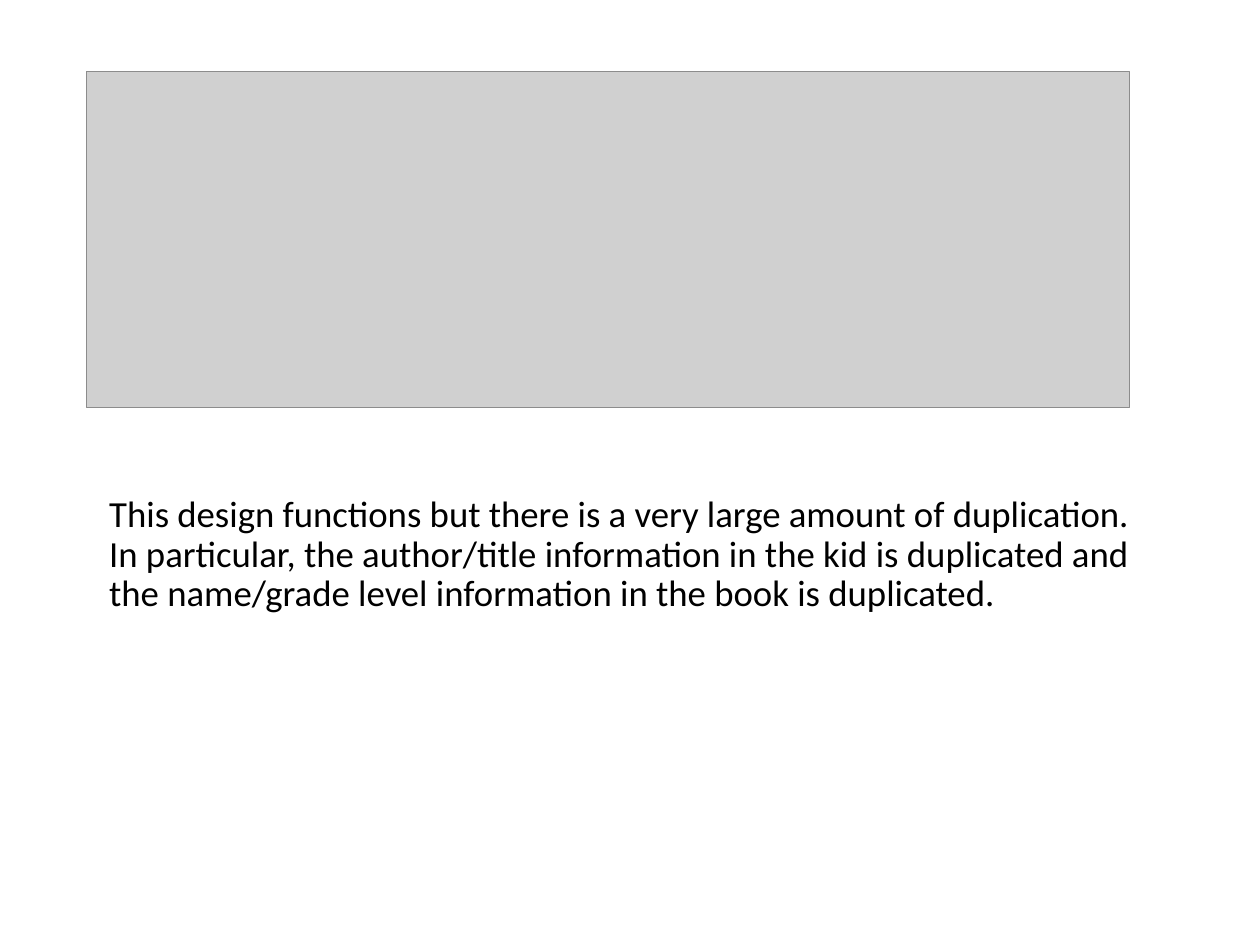
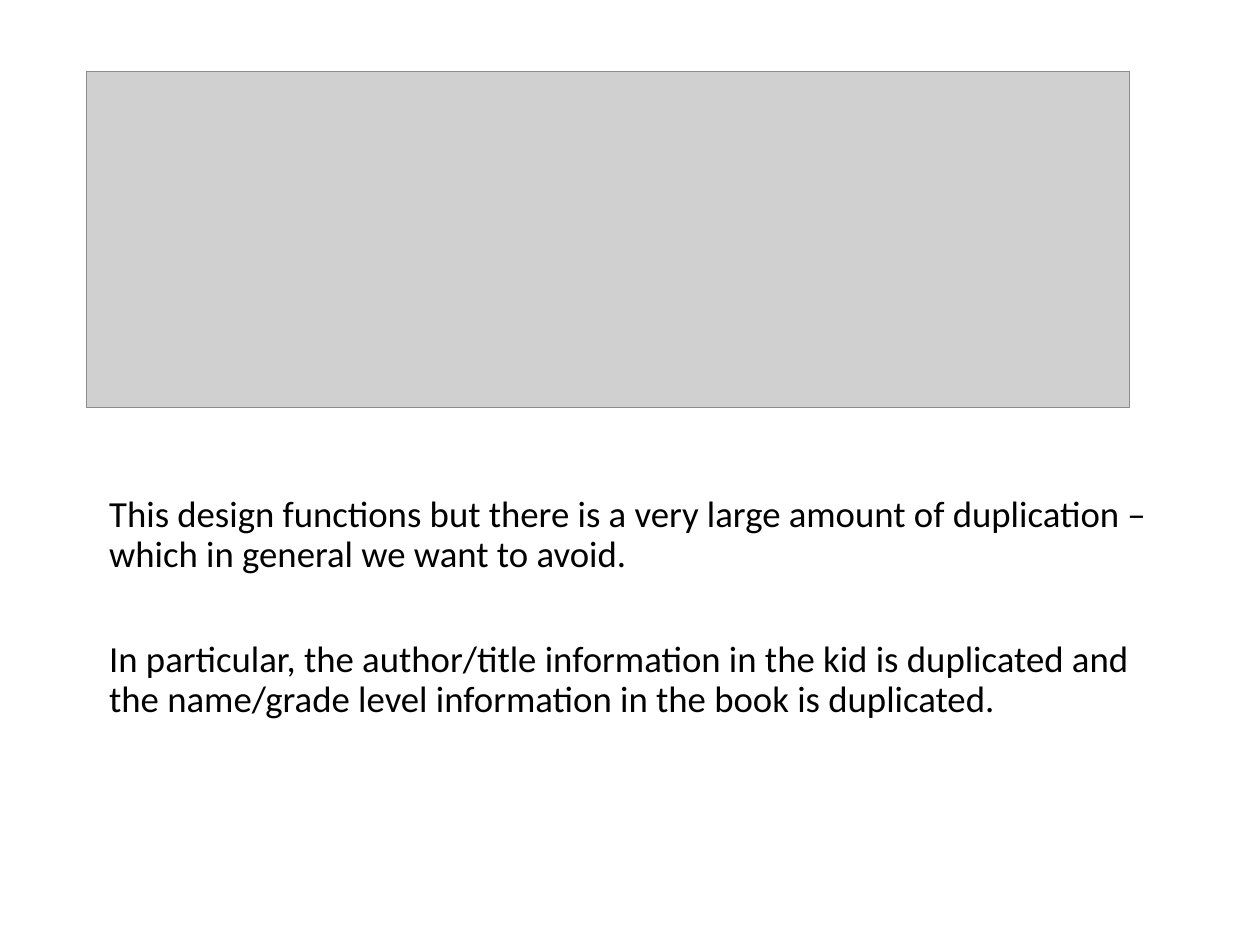
Before and after one commit to RHIT-CSSE/csse220, a slide deck: slide 31 of ClassMaterials/SETechniques/Slides/SoftwareEngineeringTechniques.pptx (slide 22 before the commit). Drawn at 1260x945 pixels with LibreOffice and Linux fonts; fonts in the diff are those of the drawing; grey boxes stand for pictures. Boxes give left, top, right and bottom in pixels: in the first picture for what was removed or moved away, otherwise in the second. Text is boxed around its words. In the diff, an @@ line names an element or a change of style, - is before the commit and + after.

```diff
--- a/ClassMaterials/SETechniques/Slides/SoftwareEngineeringTechniques.pptx
+++ b/ClassMaterials/SETechniques/Slides/SoftwareEngineeringTechniques.pptx
@@ text at (109,501,1128,719): text changed @@
-This design functions but there is a very large amount of duplication. In particular, the author/title information in the kid is duplicated and the name/grade level information in the book is duplicated.
+This design functions but there is a very large amount of duplication – which in general we want to avoid.
+In particular, the author/title information in the kid is duplicated and the name/grade level information in the book is duplicated.
```
Also in this commit, not shown: 16 other slides changed, 9 slides added, 1 other file.
